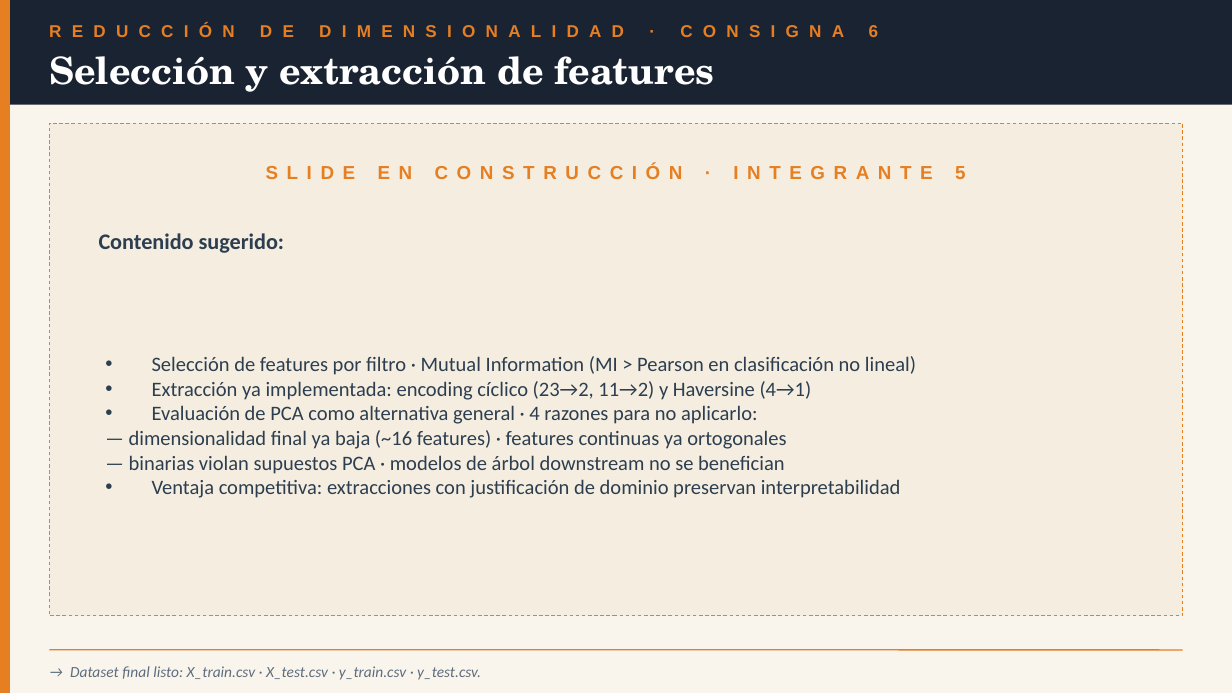
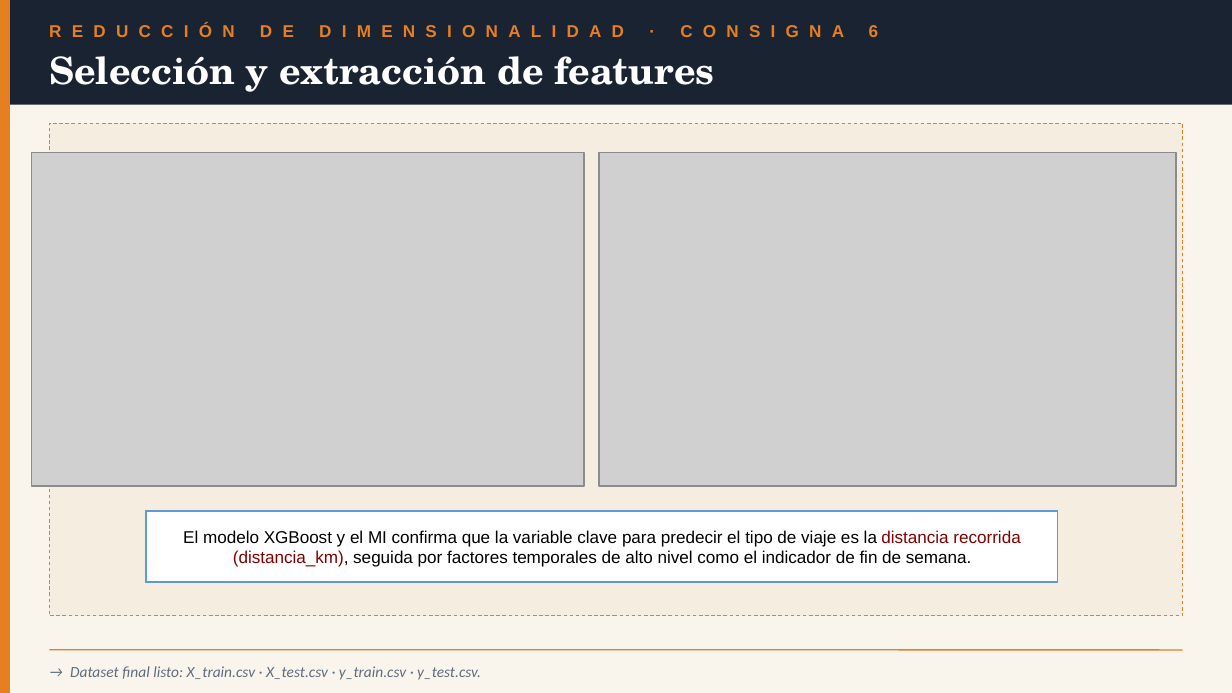
Before and after one commit to cimberlina/grupo7-eda-ecobici, a slide deck: slide 6 of presentacion/Presentacion_Grupo7_Final.pptx. Drawn at 1232x693 pixels with LibreOffice and Linux fonts; fonts in the diff are those of the drawing; grey boxes stand for pictures. Boxes give left, top, right and bottom in pixels: in the first picture for what was removed or moved away, otherwise in the second. Text is boxed around its words. In the diff, an @@ line names an element or a change of style, - is before the commit and + after.

Commit message:
Integra slide 6 completado por María · Reducción de dimensionalidad con MI + XGBoost

```diff
--- a/presentacion/Presentacion_Grupo7_Final.pptx
+++ b/presentacion/Presentacion_Grupo7_Final.pptx
@@ picture added at [31,152,584,485] @@
@@ picture added at [599,152,1175,485] @@
@@ text removed at [708,166,965,371] @@
-SLIDE EN CONSTRUCCIÓN · INTEGRANTE 5
@@ text removed at [99,233,284,253] @@
-Contenido sugerido:
@@ text removed at [129,356,916,498] @@
-• Selección de features por filtro · Mutual Information (MI > Pearson en clasificación no lineal)
-• Extracción ya implementada: encoding cíclico (23→2, 11→2) y Haversine (4→1)
-• Evaluación de PCA como alternativa general · 4 razones para no aplicarlo:
-  — dimensionalidad final ya baja (~16 features) · features continuas ya ortogonales
-  — binarias violan supuestos PCA · modelos de árbol downstream no se benefician
-• Ventaja competitiva: extracciones con justificación de dominio preservan interpretabilidad
@@ rectangle added at [147,511,1058,582], fill #FFFFFF, outline #5B9BD5 1 pt, 10 pt, text #000000 @@
+El modelo XGBoost y el MI confirma que la variable clave para predecir el tipo de viaje es la distancia recorrida (distancia_km), seguida por factores temporales de alto nivel como el indicador de fin de semana.
```
